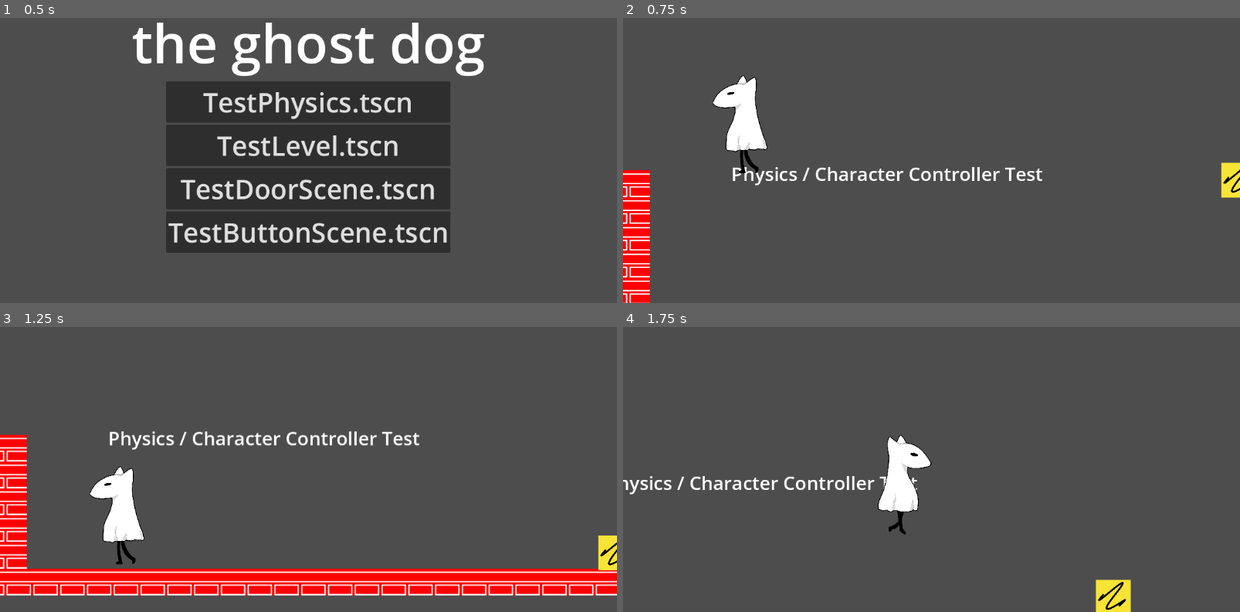
Above: before the commit, frames 1-4 (two rows, left to right).
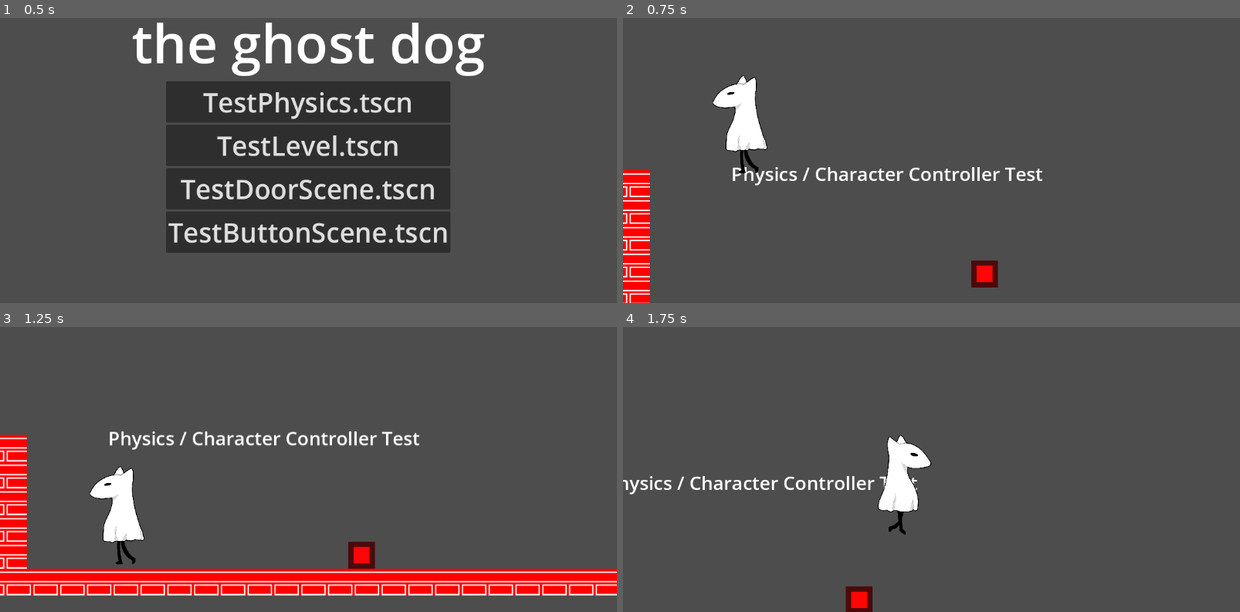
Above: after the commit, the same moments.

Repository: rcivan/ghost-dog
Game: Godot game, scene res://MainTitle.tscn
The game is run twice, just before and just after one commit, with the same random seed, the same clock (stepped at 60 frames per second) and the same inputs.
Inputs:
- Up to frame 1 (0.5 s): no input
- Up to frame 2 (0.75 s): click "TestPhysics.tscn" at 0.5 s
- Up to frame 3 (1.25 s): no input
- Up to frame 4 (1.75 s): hold Right (right) from 1.28 s (still down); hold Q (slide) from 1.28 s (still down); tap Space (jump) at 1.52 s

Frame 1 is identical in both runs. In frame 2, 0.8% of the frame differs, in the area x 56-100%, y 50-95%; in frame 3, 0.8%; in frame 4, 1.0%, in the area x 36-83%, y 88-100%.

Commit message:
made a box

Diff:
--- /dev/null
+++ b/game/elements/stage/box.tscn
@@ -0,0 +1,17 @@
+[gd_scene load_steps=3 format=3 uid="uid://d3p1yjfehxbfa"]
+
+[ext_resource type="Texture2D" uid="uid://j620ohf15ynx" path="res://assets/prelim/tiles/button.png" id="1_cnpn2"]
+
+[sub_resource type="RectangleShape2D" id="RectangleShape2D_b6t14"]
+size = Vector2(50, 50)
+
+[node name="RigidBody2D" type="RigidBody2D"]
+
+[node name="Sprite2D" type="Sprite2D" parent="."]
+position = Vector2(25, 25)
+scale = Vector2(0.166667, 0.166667)
+texture = ExtResource("1_cnpn2")
+
+[node name="CollisionShape2D" type="CollisionShape2D" parent="."]
+position = Vector2(25, 25)
+shape = SubResource("RectangleShape2D_b6t14")
--- a/game/test/stages/TestPhysics.tscn
+++ b/game/test/stages/TestPhysics.tscn
@@ -1,14 +1,11 @@
-[gd_scene load_steps=6 format=3 uid="uid://37fgt2111hpf"]
+[gd_scene load_steps=5 format=3 uid="uid://37fgt2111hpf"]
 
 [ext_resource type="PackedScene" uid="uid://biejvu5ndljmx" path="res://elements/player/Player.tscn" id="1_le1tx"]
 [ext_resource type="TileSet" uid="uid://cokllca8dc6h3" path="res://assets/prelim/tiles/prelim_tiles.tres" id="2_hv3n7"]
-[ext_resource type="Texture2D" uid="uid://ug36nb2i4k2o" path="res://assets/prelim/tiles/door.png" id="3_37qy0"]
+[ext_resource type="PackedScene" uid="uid://d3p1yjfehxbfa" path="res://elements/stage/box.tscn" id="3_qn4pw"]
 
 [sub_resource type="LabelSettings" id="LabelSettings_xsuqu"]
 font_size = 35
-
-[sub_resource type="RectangleShape2D" id="RectangleShape2D_7ism7"]
-size = Vector2(62.5, 59)
 
 [node name="Test" type="Node2D"]
 position = Vector2(2.08165e-12, 2.08165e-12)
@@ -45,14 +42,5 @@
 layer_1/z_index = 0
 layer_1/tile_data = PackedInt32Array()
 
-[node name="Box" type="RigidBody2D" parent="."]
-position = Vector2(1200, 400)
-metadata/_edit_group_ = true
-
-[node name="Sprite2D" type="Sprite2D" parent="Box"]
-position = Vector2(0.00012207, 3.05176e-05)
-scale = Vector2(0.216667, 0.216667)
-texture = ExtResource("3_37qy0")
-
-[node name="CollisionShape2D" type="CollisionShape2D" parent="Box"]
-shape = SubResource("RectangleShape2D_7ism7")
+[node name="RigidBody2D" parent="." instance=ExtResource("3_qn4pw")]
+position = Vector2(700, 550)
